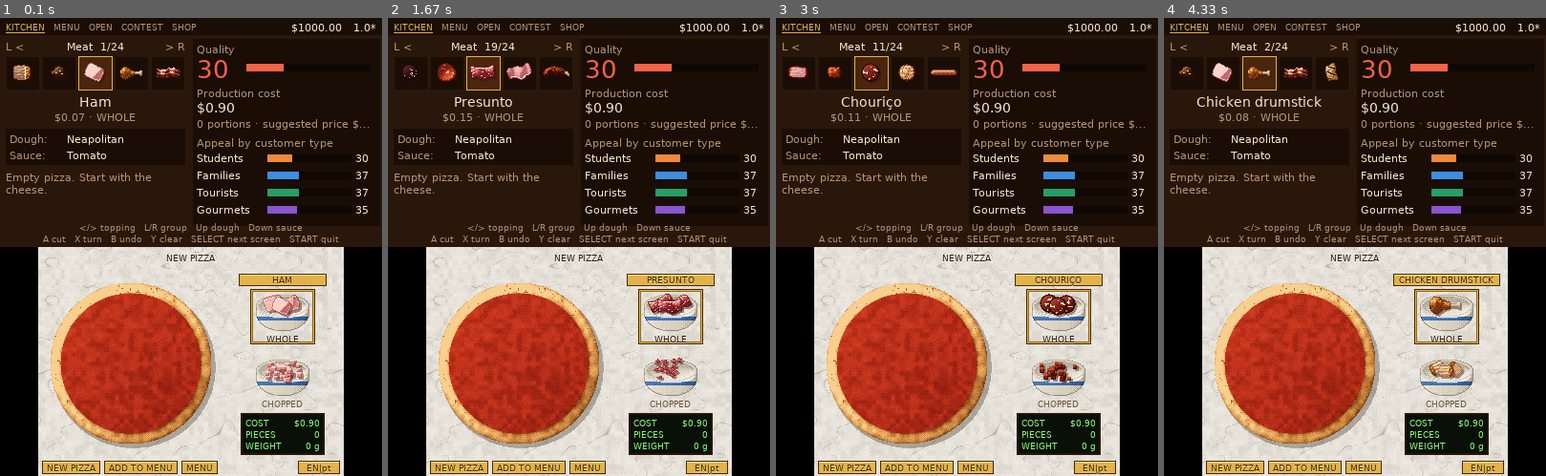
Above: before the commit, frames 1-4 (left to right).
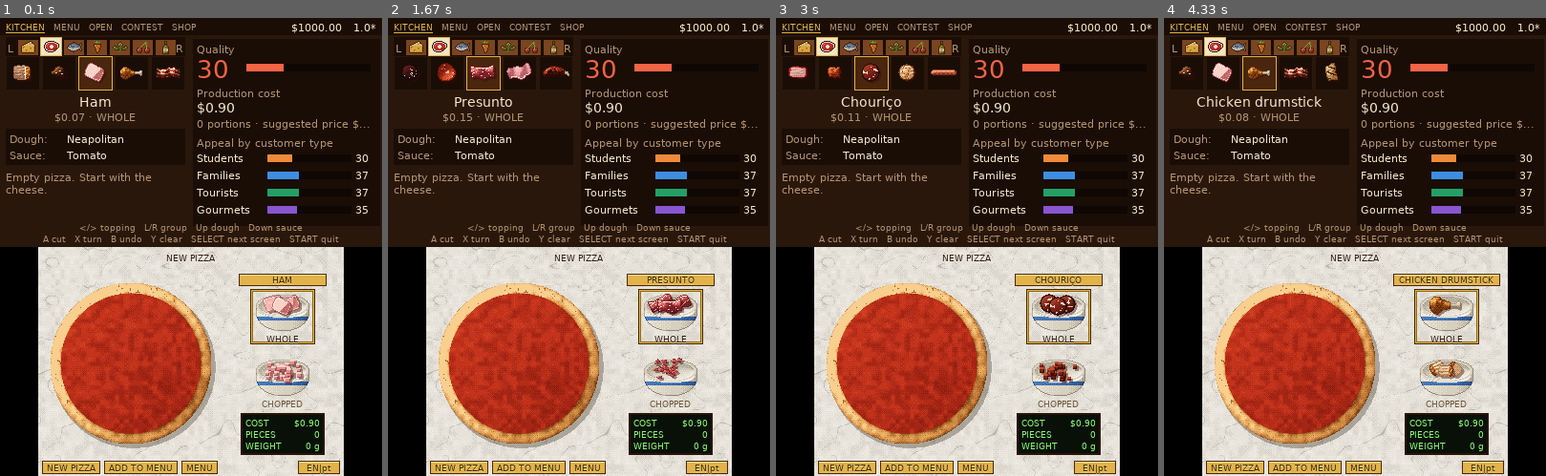
Above: after the commit, the same moments.

Repository: ruicasaisalves/pizza-magna
Game: LÖVE game, started from 3ds/game/main.lua
Two runs of this game, one before a commit and one after it. Both use one fixed random seed, a clock stepped at 60 frames per second and the inputs below.
Inputs:
- Up to frame 1 (0.1 s): no input
- Up to frame 2 (1.67 s): hold Left 0.33-0.87 s; click "KITCHEN" at 0.95 s; hold Left 1.23-1.63 s
- Up to frame 3 (3 s): hold Left 1.67-2.13 s; hold Left 2.17-2.7 s; hold Left from 2.73 s (still down)
- Up to frame 4 (4.33 s): release Left at 3.13 s; hold Left 3.17-3.63 s; hold Left 3.67-4.2 s; hold Left from 4.23 s (still down)

The runs differ from the first frame. In frame 1, 1.2% of the frame differs, in the area x 1-49%, y 4-9%; in frame 2, 1.2%; in frame 3, 1.2%; in frame 4, 1.2%.

Commit message:
3DS: the topping groups as tabs with the phone pantry's symbols
The top screen's 'L < Cheese 3/15 > R' line becomes a strip of seven tabs with
the group symbols (open one light with a gold edge). tools/export_3ds.py draws
CAT_SYM from index.html into the 3DS atlas as cat_<group>. Version 0.01f.

Co-Authored-By: Claude Opus 5.5 <noreply@anthropic.com>
Claude-Session: https://claude.ai/code/session_01X3CjJawkmxntCY6SLGXVP5

Diff:
--- a/3ds/game/atlas.lua
+++ b/3ds/game/atlas.lua
@@ -150,6 +150,13 @@
  carne_picada_g0={1,986,945,28,26},
  carne_picada_g1={1,0,972,28,26},
  carne_picada_g2={1,29,972,28,26},
+ cat_carne={2,288,246,16,16},
+ cat_doce={2,305,246,16,16},
+ cat_ervas={2,322,246,16,16},
+ cat_extras={2,339,246,16,16},
+ cat_peixe={2,356,246,16,16},
+ cat_queijo={2,373,246,16,16},
+ cat_vegetal={2,390,246,16,16},
  catupiry_0={2,932,160,24,22},
  catupiry_1={2,957,160,24,22},
  catupiry_2={2,982,160,24,22},
@@ -165,9 +172,9 @@
  cebola_roxa_g0={1,145,972,28,26},
  cebola_roxa_g1={1,174,972,28,26},
  cebola_roxa_g2={1,203,972,28,26},
- cenoura_g0={2,589,246,15,15},
- cenoura_g1={2,605,246,15,15},
- cenoura_g2={2,621,246,15,15},
+ cenoura_g0={2,708,246,15,15},
+ cenoura_g1={2,724,246,15,15},
+ cenoura_g2={2,740,246,15,15},
  cenoura_q0={2,865,206,40,18},
  cenoura_q1={1,511,838,18,40},
  cenoura_q2={2,906,206,40,18},
@@ -245,9 +252,9 @@
  edamame_g0={2,0,0,28,26},
  edamame_g1={2,29,0,28,26},
  edamame_g2={2,58,0,28,26},
- edamame_q0={2,685,246,26,14},
+ edamame_q0={2,804,246,26,14},
  edamame_q1={2,560,108,14,26},
- edamame_q2={2,712,246,26,14},
+ edamame_q2={2,831,246,26,14},
  edamame_q3={2,575,108,14,26},
  emmental_0={2,856,135,26,23},
  emmental_1={2,883,135,26,23},
@@ -258,9 +265,9 @@
  espargos_g0={2,87,0,28,26},
  espargos_g1={2,116,0,28,26},
  espargos_g2={2,145,0,28,26},
- espargos_q0={2,437,246,46,15},
+ espargos_q0={2,556,246,46,15},
  espargos_q1={1,199,838,15,46},
- espargos_q2={2,484,246,46,15},
+ espargos_q2={2,603,246,46,15},
  espargos_q3={1,215,838,15,46},
  espinafres_0={2,438,160,28,22},
  espinafres_1={2,467,160,28,22},
@@ -326,9 +333,9 @@
  frankfurt_g0={2,870,0,28,26},
  frankfurt_g1={2,899,0,28,26},
  frankfurt_g2={2,928,0,28,26},
- frankfurt_q0={2,339,246,48,15},
+ frankfurt_q0={2,458,246,48,15},
  frankfurt_q1={1,167,838,15,48},
- frankfurt_q2={2,388,246,48,15},
+ frankfurt_q2={2,507,246,48,15},
  frankfurt_q3={1,183,838,15,48},
  gorgonzola_0={2,747,160,26,22},
  gorgonzola_1={2,774,160,26,22},
@@ -413,9 +420,9 @@
  milho_0={2,890,227,20,17},
  milho_1={2,911,227,20,17},
  milho_2={2,932,227,20,17},
- mirtilo_0={2,637,246,15,15},
- mirtilo_1={2,653,246,15,15},
- mirtilo_2={2,669,246,15,15},
+ mirtilo_0={2,756,246,15,15},
+ mirtilo_1={2,772,246,15,15},
+ mirtilo_2={2,788,246,15,15},
  mirtilo_g0={2,324,135,26,24},
  mirtilo_g1={2,351,135,26,24},
  mirtilo_g2={2,378,135,26,24},
@@ -497,9 +504,9 @@
  pinhoes_0={2,60,246,19,17},
  pinhoes_1={2,80,246,19,17},
  pinhoes_2={2,100,246,19,17},
- piripiri_0={2,739,246,22,14},
- piripiri_1={2,762,246,22,14},
- piripiri_2={2,785,246,22,14},
+ piripiri_0={2,858,246,22,14},
+ piripiri_1={2,881,246,22,14},
+ piripiri_2={2,904,246,22,14},
  piripiri_g0={2,580,54,28,26},
  piripiri_g1={2,609,54,28,26},
  piripiri_g2={2,638,54,28,26},
@@ -610,9 +617,9 @@
  tomate_0={1,488,887,28,28},
  tomate_1={1,517,887,28,28},
  tomate_2={1,546,887,28,28},
- tomate_cherry_0={2,288,246,16,16},
- tomate_cherry_1={2,305,246,16,16},
- tomate_cherry_2={2,322,246,16,16},
+ tomate_cherry_0={2,407,246,16,16},
+ tomate_cherry_1={2,424,246,16,16},
+ tomate_cherry_2={2,441,246,16,16},
  tomate_cherry_g0={2,696,81,28,26},
  tomate_cherry_g1={2,725,81,28,26},
  tomate_cherry_g2={2,754,81,28,26},
@@ -622,9 +629,9 @@
  tomilho_g0={2,870,81,28,26},
  tomilho_g1={2,899,81,28,26},
  tomilho_g2={2,928,81,28,26},
- tomilho_q0={2,531,246,28,15},
+ tomilho_q0={2,650,246,28,15},
  tomilho_q1={1,701,887,15,28},
- tomilho_q2={2,560,246,28,15},
+ tomilho_q2={2,679,246,28,15},
  tomilho_q3={1,717,887,15,28},
  trufa_0={2,805,206,19,19},
  trufa_1={2,825,206,19,19},
--- a/3ds/game/main.lua
+++ b/3ds/game/main.lua
@@ -597,9 +597,20 @@
   local cat = catOf(S.sel)
   local list = catList[cat]
   local k = idxIn(list, S.sel)
-  text("L <", 6, 23, "small", C.dim)
-  text(t("cat." .. cat) .. "  " .. k .. "/" .. #list, 6, 23, "small", C.cream, "center", 188)
-  text("> R", 6, 23, "small", C.dim, "right", 188)
+  -- the groups as tabs with their symbols (as on phones): L/R change group, the open one is light and raised
+  col(C.panel); love.graphics.rectangle("fill", 6, 20, 188, 20)
+  text("L", 8, 25, "small", C.dim); text("R", 6, 25, "small", C.dim, "right", 186)
+  for i, c in ipairs(D.CATS) do
+    local tx = 18 + (i - 1) * 24
+    if c == cat then
+      col(hex("#f3e6c6")); love.graphics.rectangle("fill", tx, 20, 23, 20)
+      pxRect(tx, 20, 23, 20, C.gold)
+      spr("cat_" .. c, tx + 11.5, 30)
+    else
+      col(hex("#7a4520")); love.graphics.rectangle("fill", tx + 1, 23, 21, 16)
+      spr("cat_" .. c, tx + 11.5, 31, .7)
+    end
+  end
   for s = -2, 2 do
     local id = list[(k - 1 + s) % #list + 1]
     local cx, cy = 100 + s * 38, 58
Binary file changed: 3ds/game/gfx/atlas2.png
